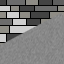
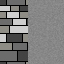
Layer changes from the first 64×64 image to the second:
added layer "Layer 13" above "Layer 12" over [28, 0, 64, 64]
added layer "Layer 12" above "Layer 6" over [0, 0, 64, 64]
showed "Layer 6" over [0, 0, 64, 64]
